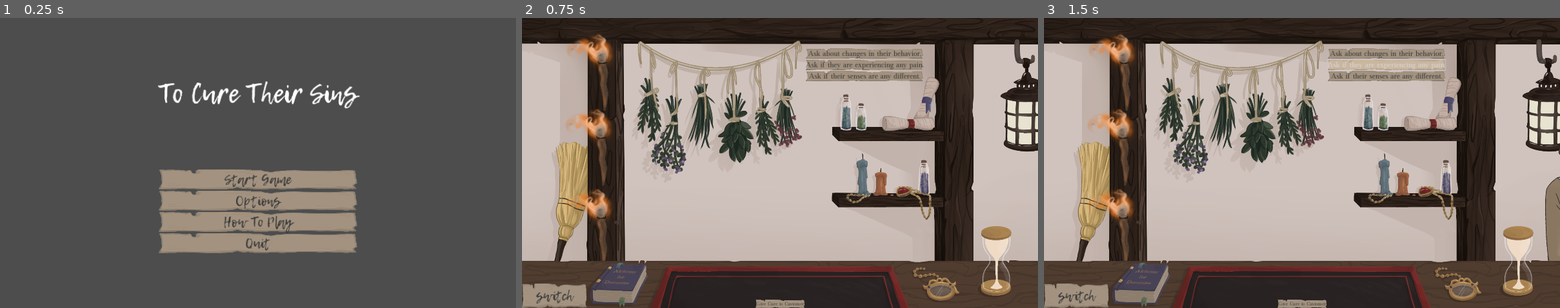
Above: before the commit, frames 1-3 (left to right).
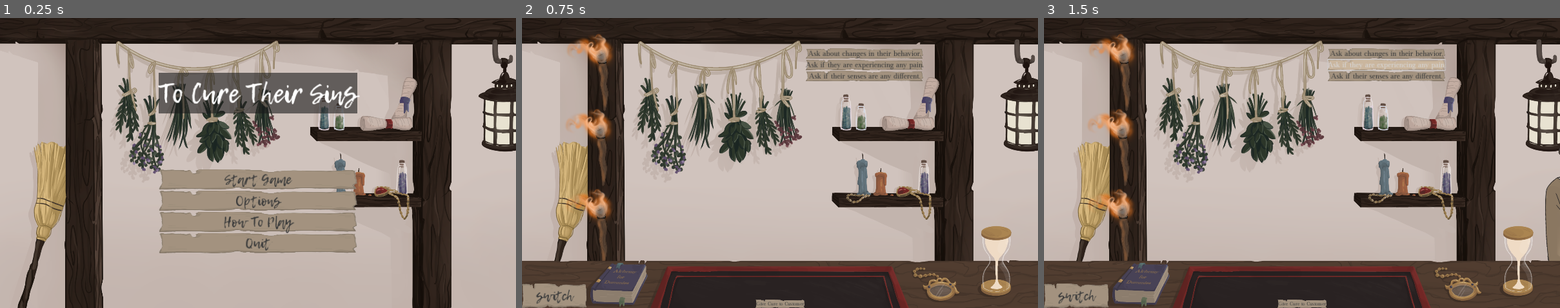
Above: after the commit, the same moments.

Repository: jkostello/Pirate-Software-Jam-15
Game: Godot game, scene res://UI/title_screen.tscn
Same seed, same stepped clock (60 frames per second), same inputs: the game is played once before the commit and once after it. The engine's default icon, where the game draws it, is replaced by a stand-in: a white triangle on a blue panel in a dark square. Sound files missing from this copy of the repository are replaced by a short silence.
Inputs:
- Up to frame 1 (0.25 s): no input
- Up to frame 2 (0.75 s): click "Start Game" at 0.5 s
- Up to frame 3 (1.5 s): click "Ask if they are experiencing …" at 1.25 s

The runs differ from the first frame. In frame 1, 84% of the frame differs, in the area x 0-100%, y 0-100%; in frame 2, nothing differs; in frame 3, nothing differs.

Commit message:
Main menu background

Diff:
--- a/UI/Menus/main_menu.gd
+++ b/UI/Menus/main_menu.gd
@@ -25,6 +25,7 @@
 		if event is InputEventKey:
 			# Toggles menu with ESC
 			if event.keycode == KEY_ESCAPE and event.pressed and not event.echo:
+				$Background.visible = not $Background.visible
 				visible = not visible
 				get_tree().paused = not get_tree().paused
 				if not visible:
--- a/UI/Menus/main_menu.tscn
+++ b/UI/Menus/main_menu.tscn
@@ -6,6 +6,7 @@
 [ext_resource type="Texture2D" uid="uid://cuq5mvqt8sx82" path="res://Book/book_page.png" id="3_33dh0"]
 [ext_resource type="PackedScene" uid="uid://1lyw2uuxqsrd" path="res://UI/volume_slider.tscn" id="3_wf611"]
 [ext_resource type="FontFile" uid="uid://dhnvlgerj5wbk" path="res://UI/Standard.otf" id="6_7xl04"]
+[ext_resource type="Texture2D" uid="uid://g023b3w5v68" path="res://UI/main_bkgd.png" id="7_65y3b"]
 
 [sub_resource type="StyleBoxTexture" id="StyleBoxTexture_h3efq"]
 
@@ -37,6 +38,11 @@
 theme = ExtResource("2_4e6vj")
 script = ExtResource("1_ia7k8")
 
+[node name="Background" type="Sprite2D" parent="."]
+z_index = -1
+position = Vector2(960, 540)
+texture = ExtResource("7_65y3b")
+
 [node name="HBoxContainer" type="HBoxContainer" parent="."]
 layout_mode = 1
 anchors_preset = 15
@@ -63,6 +69,15 @@
 theme_override_font_sizes/font_size = 100
 text = "To Cure Their Sins"
 horizontal_alignment = 1
+
+[node name="Label" type="Panel" parent="HBoxContainer/VBoxContainer2/Label"]
+z_index = -1
+layout_mode = 1
+anchors_preset = 15
+anchor_right = 1.0
+anchor_bottom = 1.0
+grow_horizontal = 2
+grow_vertical = 2
 
 [node name="TopSpacer2" type="Control" parent="HBoxContainer/VBoxContainer2"]
 layout_mode = 2
Not shown: 1 places in UI/Menus/main_menu.tscn that only renumber resources
